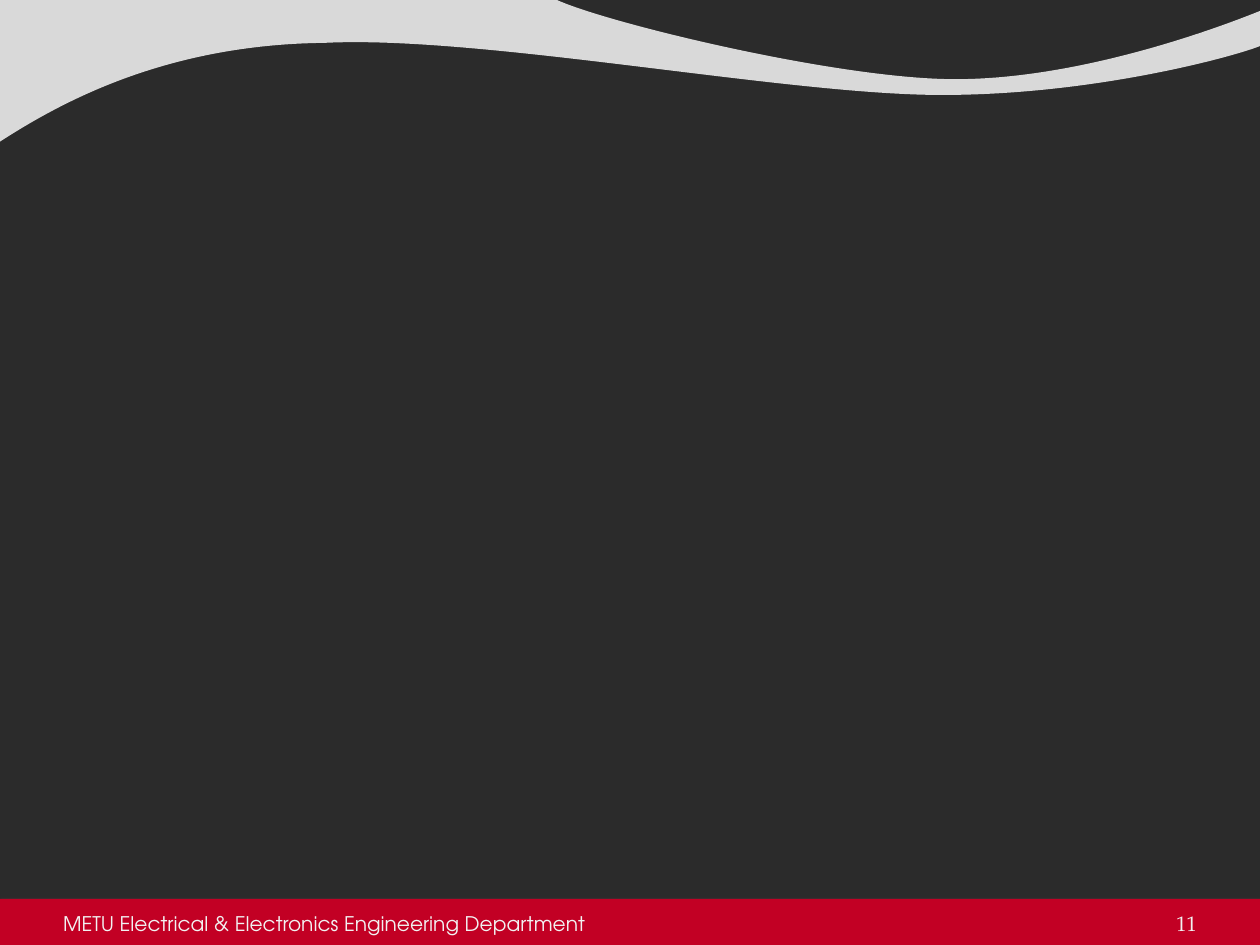
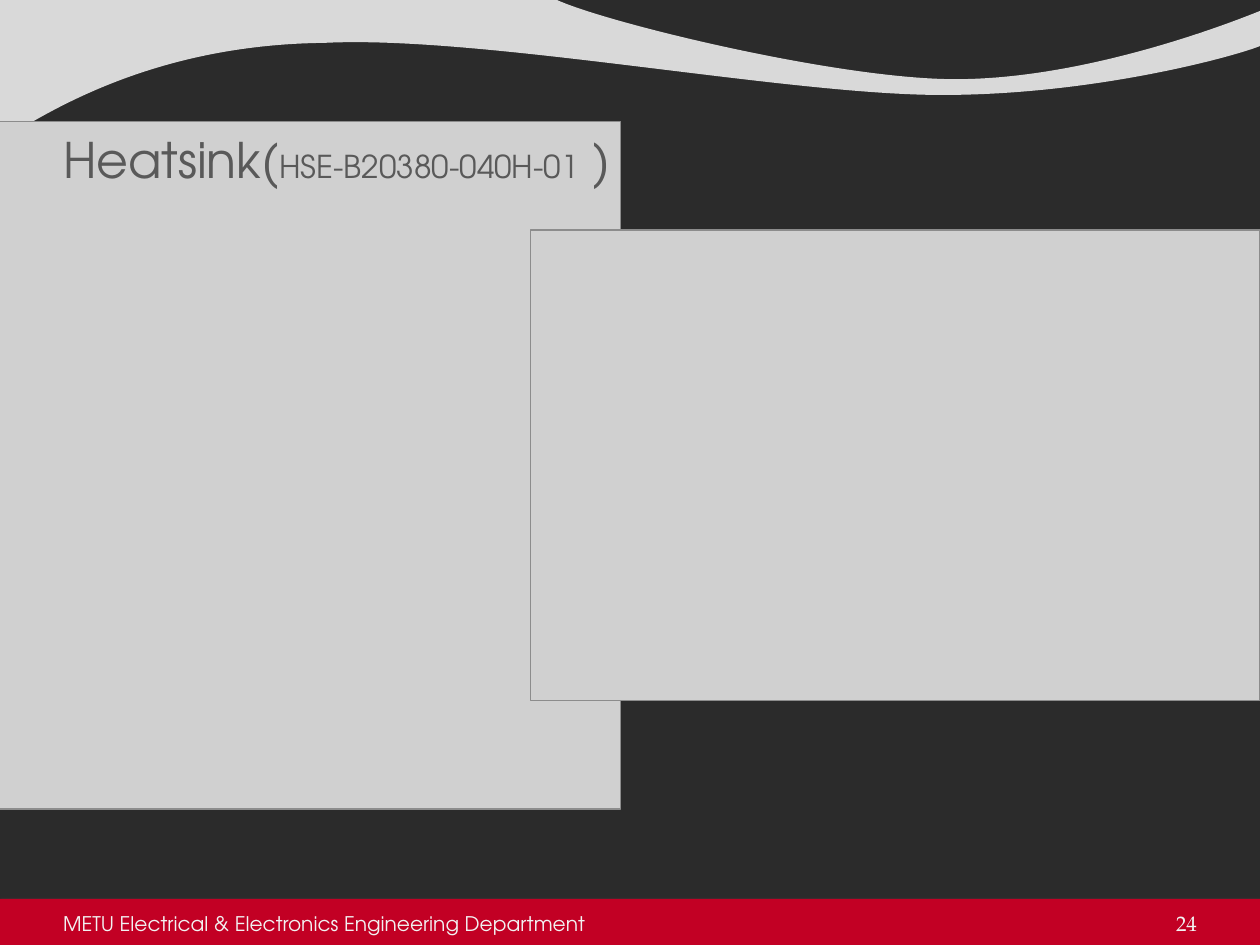
Before and after one commit to busranurkocak/EE464-Term-Project, a slide deck: slide 24 of Presentation/Final_presentation/Component_and_simulation_graphs.pptx (slide 11 before the commit). Drawn at 1260x945 pixels with LibreOffice and Linux fonts; fonts in the diff are those of the drawing; grey boxes stand for pictures; background and template pictures are left out; a plain dark background stands for a picture behind light text. Boxes give left, top, right and bottom in pixels: in the first picture for what was removed or moved away, otherwise in the second. Text is boxed around its words. In the diff, an @@ line names an element or a change of style, - is before the commit and + after.

```diff
--- a/Presentation/Final_presentation/Component_and_simulation_graphs.pptx
+++ b/Presentation/Final_presentation/Component_and_simulation_graphs.pptx
@@ picture added at (0, 122, 620, 809) @@
@@ title added at (63, 142, 578, 189), 18 pt, text #595959 @@
+Heatsink(HSE-B20380-040H-01 )
@@ picture added at (530, 229, 1260, 701) @@
@@ page number at (1176, 916, 1197, 931): text changed @@
-11
+24
```
Also in this commit, not shown: 1 other slide changed, 1 slide added.
